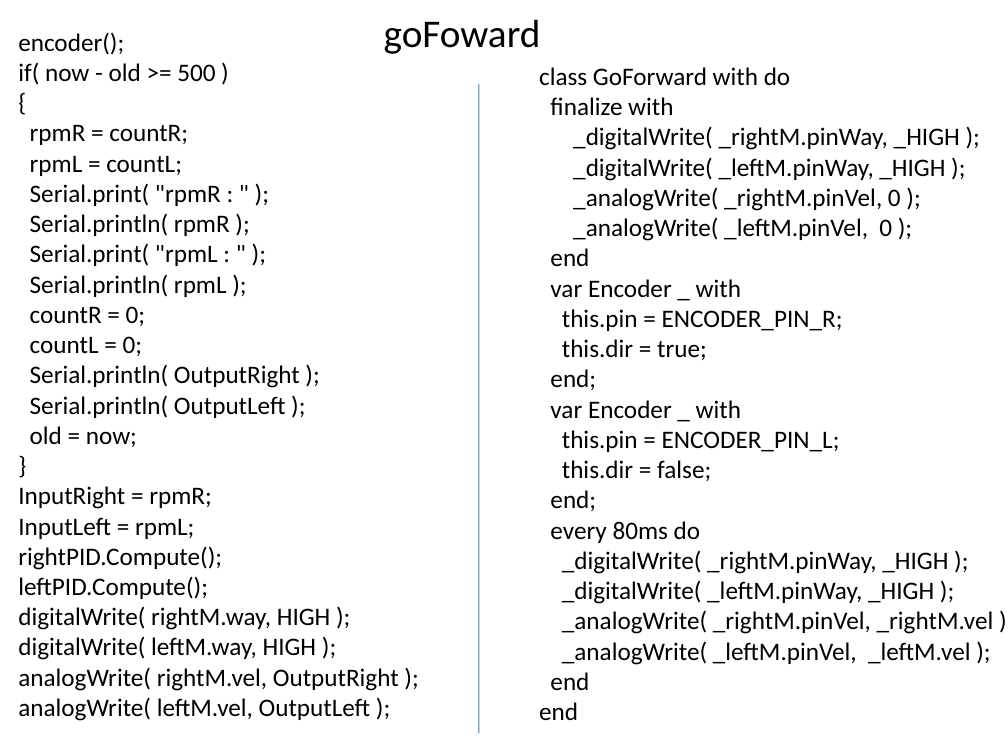
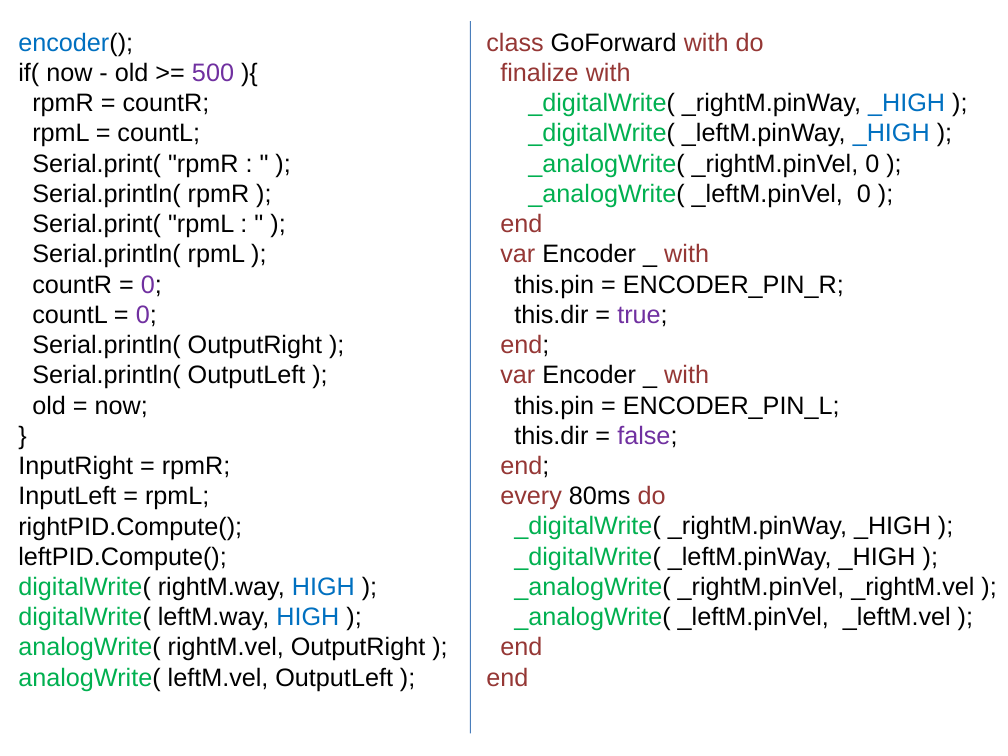
Before and after one commit to HandelSM/C-u-arduino, a slide deck: slide 7 of Céu vs C.pptx (slide 5 before the commit). Drawn at 1008x756 pixels with LibreOffice and Linux fonts; fonts in the diff are those of the drawing. Boxes give left, top, right and bottom in pixels: in the first picture for what was removed or moved away, otherwise in the second. Text is boxed around its words. In the diff, an @@ line names an element or a change of style, - is before the commit and + after.

```diff
--- a/Céu vs C.pptx
+++ b/Céu vs C.pptx
@@ text removed at (x1=384, y1=19, x2=541, y2=54) @@
-goFoward
@@ line moved from (479, 84) - (479, 734) to (471, 21) - (471, 734) @@
@@ text "class GoForward with do" moved from (x1=539, y1=67, x2=994, y2=720) to (x1=486, y1=32, x2=974, y2=687) @@
@@ text "class GoForward with do" at (x1=486, y1=32, x2=974, y2=687): font Calibri to Arial; text colour #000000 to #953735 in "class with do", "finalize with", "end", "var with" and 6 more places; text colour #000000 to #00B050 in "_digitalWrite(", "_digitalWrite(", "_analogWrite(", "_analogWrite(" and 4 more places; text colour #000000 to #0070C0 in "_HIGH", "_HIGH"; text colour #000000 to #7030A0 in "true;", "false;" @@
@@ text at (x1=18, y1=32, x2=425, y2=691): font Calibri to Arial; text colour #000000 to #0070C0 in "encoder();", "HIGH", "HIGH"; text colour #000000 to #7030A0 in "0;", "0;"; text colour #000000 to #00B050 in "digitalWrite(", "digitalWrite(", "analogWrite( analogWrite(" @@
@@ text at (x1=18, y1=62, x2=234, y2=87): text changed; font Calibri to Arial @@
-if( now - old >= 500 )
-{
+if( now - old >= 500 ){
```
Also in this commit, not shown: 3 other slides changed, 2 slides added.
